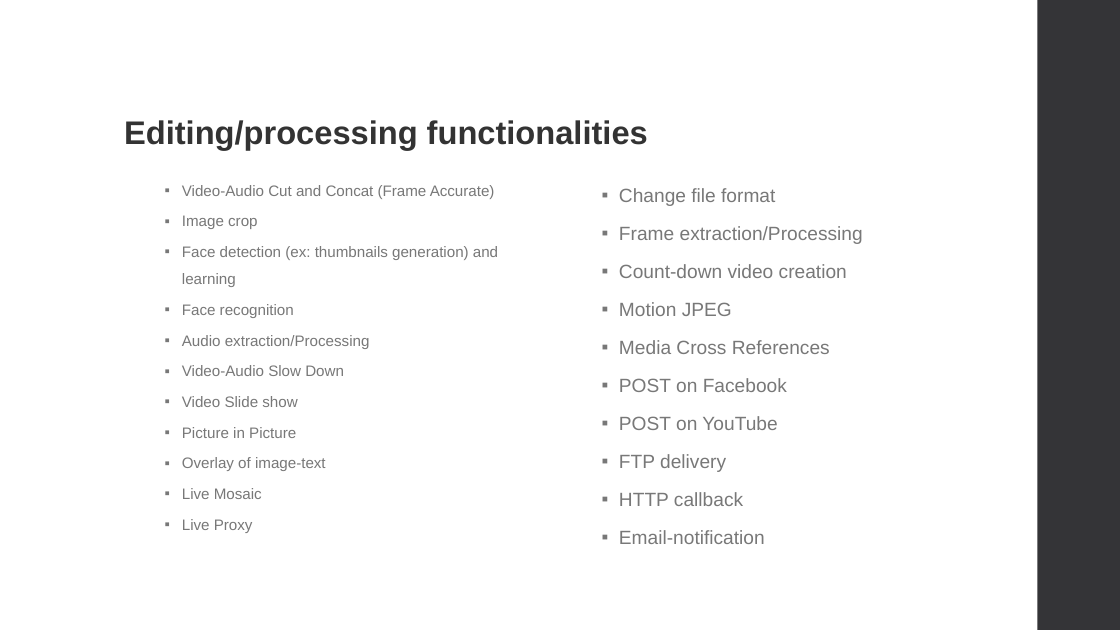
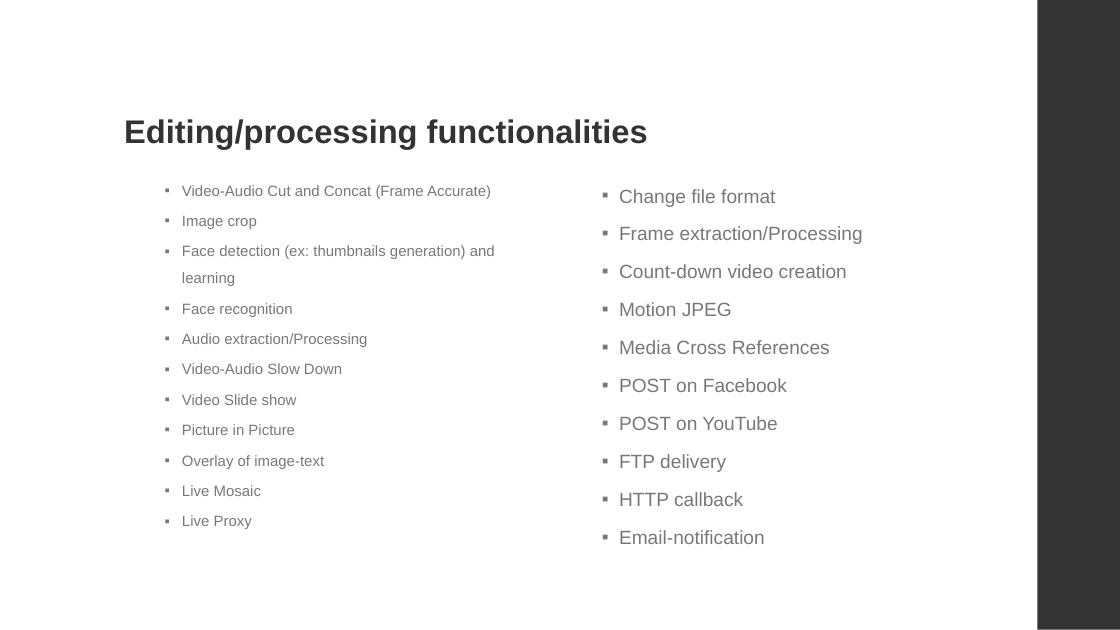
Before and after one commit to giulianoc/CatraMMS, a slide deck: slide 6 of docs/MediaManagementSystem-v.4.pptx. Drawn at 1120x630 pixels with LibreOffice and Linux fonts; fonts in the diff are those of the drawing. Boxes give left, top, right and bottom in pixels: in the first picture for what was removed or moved away, otherwise in the second. Text is boxed around its words. In the diff, an @@ line names an element or a change of style, - is before the commit and + after.

```diff
--- a/docs/MediaManagementSystem-v.4.pptx
+++ b/docs/MediaManagementSystem-v.4.pptx
@@ text "Video-Audio Cut and Concat (Frame ..." at bbox=[182, 185, 495, 529]: size 13 to 12.8 pt @@
```
Also in this commit, not shown: 4 other slides changed, 3 other files.
